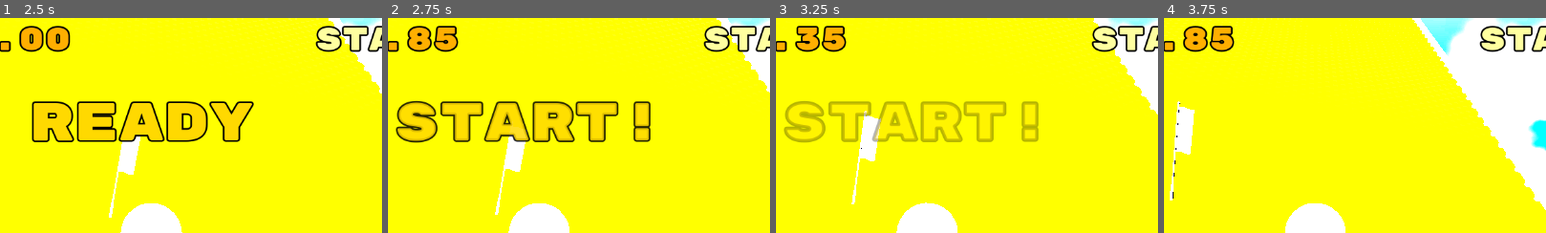
Above: before the commit, frames 1-4 (left to right).
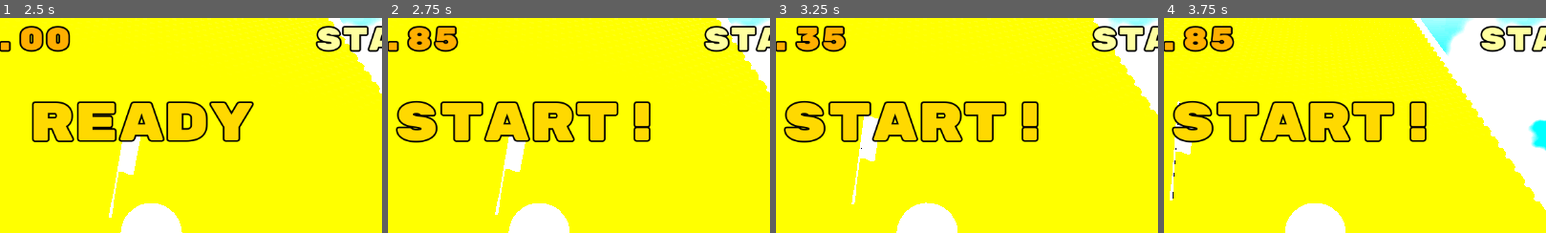
Above: after the commit, the same moments.

Repository: fozzedout/Super-Rolly-Ball
Game: Godot game, scene res://Scenes/MainMenu.tscn
Same seed, same stepped clock (60 frames per second), same inputs: the game is played once before the commit and once after it.
Inputs:
- Up to frame 1 (2.5 s): click "Start" at 0.5 s; tap Enter at 1.25 s; hold D (Move_Right) 1.28-2.03 s; tap Space at 2 s; hold S (Move_Down) from 2.03 s (still down)
- Up to frame 2 (2.75 s): keep holding S (Move_Down)
- Up to frame 3 (3.25 s): release S (Move_Down) at 2.78 s; hold D (Move_Right) from 2.78 s (still down)
- Up to frame 4 (3.75 s): release D (Move_Right) at 3.53 s; hold W (Move_Up) from 3.53 s (still down)
The pictures show only the part of the screen within x 30-80%, y 0-50%; the shares and areas given below are measured in that part.

Frame 1 is identical in both runs. In frame 2, 3.0% of the frame differs, in the area x 2-69%, y 38-58%; in frame 3, 8.3%; in frame 4, 9.0%, in the area x 2-69%, y 38-59%.

Commit message:
added level 6

Diff:
--- /dev/null
+++ b/Levels/Level06.tscn
@@ -0,0 +1,371 @@
+[gd_scene load_steps=22 format=3 uid="uid://buq5phwrmyr0o"]
+
+[ext_resource type="Script" path="res://level.gd" id="1_0ch3v"]
+[ext_resource type="PackedScene" uid="uid://d01bknlxvp10s" path="res://TatScenes/skybox.tscn" id="2_nvoll"]
+[ext_resource type="PackedScene" uid="uid://dkdvg1uw6o3tv" path="res://Assets-Scenes/ball.tscn" id="3_iysj5"]
+[ext_resource type="PackedScene" uid="uid://bipwf0j10or6d" path="res://TatScenes/Blocks/RegularPieces/8x8.tscn" id="4_6q0ob"]
+[ext_resource type="PackedScene" uid="uid://dkv4lecmp48d6" path="res://Assets/flagGreen.glb" id="6_xc58q"]
+[ext_resource type="PackedScene" uid="uid://tkwvwr6l4ipo" path="res://TatScenes/Portal/portal.tscn" id="7_lcqd5"]
+[ext_resource type="PackedScene" uid="uid://dugtji6l40t6b" path="res://Assets-Scenes/donut.tscn" id="8_8bm8w"]
+[ext_resource type="FontFile" uid="uid://jk53t7iv2q4s" path="res://Assets/RubikMonoOne-Regular.ttf" id="9_51odq"]
+[ext_resource type="Script" path="res://globals.gd" id="10_dkt5j"]
+[ext_resource type="AudioStream" uid="uid://xq51s74o5iw8" path="res://Assets/Flowing Rocks.ogg" id="11_0jei4"]
+[ext_resource type="AudioStream" uid="uid://bnw1rj5dtwdal" path="res://Assets/powerup.wav" id="12_whcma"]
+[ext_resource type="AudioStream" uid="uid://dxa1p4f6paw01" path="res://Assets/hit portal.ogg" id="13_bjsgi"]
+[ext_resource type="AudioStream" uid="uid://d3i4t3u8lb23m" path="res://Assets/ready start.ogg" id="14_prhvo"]
+[ext_resource type="AudioStream" uid="uid://3rpt22iy2xky" path="res://Assets/fall out.ogg" id="15_26kcd"]
+[ext_resource type="AudioStream" uid="uid://cmcp8switxcqt" path="res://Assets/time up.ogg" id="16_rl8hg"]
+[ext_resource type="AudioStream" uid="uid://ismtxgupemn8" path="res://Assets/perfect.ogg" id="17_587c1"]
+[ext_resource type="AudioStream" uid="uid://oripf5yxu22q" path="res://Assets/goal.ogg" id="18_223pk"]
+[ext_resource type="PackedScene" uid="uid://dstan672b1h66" path="res://TatScenes/Blocks/RegularPieces/2x5.tscn" id="18_p3egw"]
+
+[sub_resource type="BoxShape3D" id="BoxShape3D_tm63d"]
+size = Vector3(1000, 1, 1000)
+
+[sub_resource type="Animation" id="Animation_x8fa6"]
+resource_name = "FadeStart"
+tracks/0/type = "value"
+tracks/0/imported = false
+tracks/0/enabled = true
+tracks/0/path = NodePath("lblLevelResult:modulate")
+tracks/0/interp = 1
+tracks/0/loop_wrap = true
+tracks/0/keys = {
+"times": PackedFloat32Array(0, 0.9, 1),
+"transitions": PackedFloat32Array(1, 1, 1),
+"update": 0,
+"values": [Color(1, 1, 1, 1), Color(1, 1, 1, 0), Color(1, 1, 1, 1)]
+}
+tracks/1/type = "value"
+tracks/1/imported = false
+tracks/1/enabled = true
+tracks/1/path = NodePath("lblLevelResult:visible")
+tracks/1/interp = 1
+tracks/1/loop_wrap = true
+tracks/1/keys = {
+"times": PackedFloat32Array(0, 0.9),
+"transitions": PackedFloat32Array(1, 1),
+"update": 1,
+"values": [true, false]
+}
+
+[sub_resource type="AnimationLibrary" id="AnimationLibrary_tkawt"]
+_data = {
+"FadeStart": SubResource("Animation_x8fa6")
+}
+
+[node name="Level" type="Node3D"]
+script = ExtResource("1_0ch3v")
+metadata/Level = "Level06"
+
+[node name="Skybox" parent="." instance=ExtResource("2_nvoll")]
+
+[node name="DirectionalLight3D" type="DirectionalLight3D" parent="."]
+transform = Transform3D(1, 0, 0, 0, 0.654741, 0.755853, 0, -0.755853, 0.654741, 0, 30.5478, 46.221)
+shadow_enabled = true
+
+[node name="CameraPivot" type="Node3D" parent="."]
+transform = Transform3D(1, 0, 0, 0, 0.965926, 0.258819, 0, -0.258819, 0.965926, 0.386248, 84.9504, 89.4251)
+
+[node name="Camera3D" type="Camera3D" parent="CameraPivot"]
+transform = Transform3D(1, 0, 0, 0, 1, 0, 0, 0, 1, 0, 12, 20)
+fov = 37.8493
+
+[node name="Ball" parent="." instance=ExtResource("3_iysj5")]
+transform = Transform3D(1, 0, 0, 0, 1, 0, 0, 0, 1, 0.386, 1, 47)
+
+[node name="Ground" type="Node3D" parent="."]
+transform = Transform3D(1, 0, 0, 0, 1, 0, 0, 0, 1, 0.389248, -5.04956, -0.57489)
+
+[node name="Areas" type="Node3D" parent="Ground"]
+
+[node name="8x30" parent="Ground/Areas" instance=ExtResource("4_6q0ob")]
+transform = Transform3D(1, 0, 0, 0, 1, 0, 0, 0, 1, 25.6108, 4.04956, -32.4251)
+
+[node name="8x31" parent="Ground/Areas" instance=ExtResource("4_6q0ob")]
+transform = Transform3D(1, 0, 0, 0, 1, 0, 0, 0, 1, 9.61075, 4.04956, -32.4251)
+
+[node name="8x32" parent="Ground/Areas" instance=ExtResource("4_6q0ob")]
+transform = Transform3D(1, 0, 0, 0, 1, 0, 0, 0, 1, -6.38925, 4.04956, -32.4251)
+
+[node name="8x33" parent="Ground/Areas" instance=ExtResource("4_6q0ob")]
+transform = Transform3D(1, 0, 0, 0, 1, 0, 0, 0, 1, -22.3892, 4.04956, -32.4251)
+
+[node name="8x10" parent="Ground/Areas" instance=ExtResource("4_6q0ob")]
+transform = Transform3D(1, 0, 0, 0, 1, 0, 0, 0, 1, 25.6108, 4.04956, 45.5749)
+
+[node name="8x11" parent="Ground/Areas" instance=ExtResource("4_6q0ob")]
+transform = Transform3D(1, 0, 0, 0, 1, 0, 0, 0, 1, 9.61075, 4.04956, 45.5749)
+
+[node name="8x12" parent="Ground/Areas" instance=ExtResource("4_6q0ob")]
+transform = Transform3D(1, 0, 0, 0, 1, 0, 0, 0, 1, -6.38925, 4.04956, 45.5749)
+
+[node name="2x5" parent="Ground/Areas" instance=ExtResource("18_p3egw")]
+transform = Transform3D(-4.37114e-08, 0, 1, 0, 1, 0, -1, 0, -4.37114e-08, 16.6108, 4.04956, 32.5749)
+
+[node name="2x6" parent="Ground/Areas" instance=ExtResource("18_p3egw")]
+transform = Transform3D(-4.37114e-08, 0, 1, 0, 1, 0, -1, 0, -4.37114e-08, 12.6108, 4.04956, 29.5749)
+
+[node name="2x7" parent="Ground/Areas" instance=ExtResource("18_p3egw")]
+transform = Transform3D(-4.37114e-08, 0, 1, 0, 1, 0, -1, 0, -4.37114e-08, 8.61075, 4.04956, 32.5749)
+
+[node name="2x8" parent="Ground/Areas" instance=ExtResource("18_p3egw")]
+transform = Transform3D(-4.37114e-08, 0, -1, 0, 1, 0, 1, 0, -4.37114e-08, 8.61075, 4.04956, 6.57489)
+
+[node name="2x18" parent="Ground/Areas" instance=ExtResource("18_p3egw")]
+transform = Transform3D(-4.37114e-08, 0, -1, 0, 1, 0, 1, 0, -4.37114e-08, 16.6108, 4.04956, 6.57489)
+
+[node name="2x17" parent="Ground/Areas" instance=ExtResource("18_p3egw")]
+transform = Transform3D(-4.37114e-08, 0, -1, 0, 1, 0, 1, 0, -4.37114e-08, 8.61075, 4.04956, 16.5749)
+
+[node name="2x9" parent="Ground/Areas" instance=ExtResource("18_p3egw")]
+transform = Transform3D(-4.37114e-08, 0, -1, 0, 1, 0, 1, 0, -4.37114e-08, 12.6108, 4.04956, 19.5749)
+
+[node name="2x10" parent="Ground/Areas" instance=ExtResource("18_p3egw")]
+transform = Transform3D(-4.37114e-08, 0, -1, 0, 1, 0, 1, 0, -4.37114e-08, 16.6108, 4.04956, 16.5749)
+
+[node name="2x11" parent="Ground/Areas" instance=ExtResource("18_p3egw")]
+transform = Transform3D(-4.37114e-08, 0, 1, 0, 1, 0, -1, 0, -4.37114e-08, 16.6108, 4.04956, -3.42511)
+
+[node name="2x12" parent="Ground/Areas" instance=ExtResource("18_p3egw")]
+transform = Transform3D(-4.37114e-08, 0, 1, 0, 1, 0, -1, 0, -4.37114e-08, 12.6108, 4.04956, -6.42511)
+
+[node name="2x13" parent="Ground/Areas" instance=ExtResource("18_p3egw")]
+transform = Transform3D(-4.37114e-08, 0, 1, 0, 1, 0, -1, 0, -4.37114e-08, 8.61075, 4.04956, -3.42511)
+
+[node name="2x14" parent="Ground/Areas" instance=ExtResource("18_p3egw")]
+transform = Transform3D(-4.37114e-08, 0, -1, 0, 1, 0, 1, 0, -4.37114e-08, 8.61075, 4.04956, -19.4251)
+
+[node name="2x15" parent="Ground/Areas" instance=ExtResource("18_p3egw")]
+transform = Transform3D(-4.37114e-08, 0, -1, 0, 1, 0, 1, 0, -4.37114e-08, 12.6108, 4.04956, -16.4251)
+
+[node name="2x16" parent="Ground/Areas" instance=ExtResource("18_p3egw")]
+transform = Transform3D(-4.37114e-08, 0, -1, 0, 1, 0, 1, 0, -4.37114e-08, 16.6108, 4.04956, -19.4251)
+
+[node name="flagGreen" parent="Ground" instance=ExtResource("6_xc58q")]
+transform = Transform3D(3, 0, 0, 0, 3, 0, 0, 0, 3, -0.324834, 5, 47.4969)
+
+[node name="Goal" parent="Ground" instance=ExtResource("7_lcqd5")]
+transform = Transform3D(-8.74228e-08, 0, 2, 0, 2, 0, -2, 0, -8.74228e-08, -22, 2.32811, -32.6363)
+
+[node name="MurderDeathKill" type="Area3D" parent="Ground"]
+transform = Transform3D(1, 0, 0, 0, 1, 0, 0, 0, 1, -0.389248, -19.9504, 0.57489)
+
+[node name="CollisionShape3D" type="CollisionShape3D" parent="Ground/MurderDeathKill"]
+shape = SubResource("BoxShape3D_tm63d")
+
+[node name="Collectables" type="Node3D" parent="Ground"]
+transform = Transform3D(1, 0, 0, 0, 1, 0, 0, 0, 1, 0, 5.03776, 0)
+
+[node name="donut11" parent="Ground/Collectables" groups=["collectables"] instance=ExtResource("8_8bm8w")]
+transform = Transform3D(10, 0, 0, 0, -4.37114e-07, -10, 0, 10, -4.37114e-07, 29.8474, 1.59777, -31.1998)
+
+[node name="donut12" parent="Ground/Collectables" groups=["collectables"] instance=ExtResource("8_8bm8w")]
+transform = Transform3D(10, 0, 0, 0, -4.37114e-07, -10, 0, 10, -4.37114e-07, 20.8474, 1.59777, -31.1998)
+
+[node name="donut21" parent="Ground/Collectables" groups=["collectables"] instance=ExtResource("8_8bm8w")]
+transform = Transform3D(10, 0, 0, 0, -4.37114e-07, -10, 0, 10, -4.37114e-07, 11.8474, 1.59777, -31.1998)
+
+[node name="donut8" parent="Ground/Collectables" groups=["collectables"] instance=ExtResource("8_8bm8w")]
+transform = Transform3D(10, 0, 0, 0, -4.37114e-07, -10, 0, 10, -4.37114e-07, -7.9121, 1.42563, 46.8649)
+
+[node name="donut9" parent="Ground/Collectables" groups=["collectables"] instance=ExtResource("8_8bm8w")]
+transform = Transform3D(10, 0, 0, 0, -4.37114e-07, -10, 0, 10, -4.37114e-07, 29.0879, 1.42563, 46.8649)
+
+[node name="donut10" parent="Ground/Collectables" groups=["collectables"] instance=ExtResource("8_8bm8w")]
+transform = Transform3D(10, 0, 0, 0, -4.37114e-07, -10, 0, 10, -4.37114e-07, 21.0879, 1.42563, 46.8649)
+
+[node name="donut13" parent="Ground/Collectables" groups=["collectables"] instance=ExtResource("8_8bm8w")]
+transform = Transform3D(10, 0, 0, 0, -4.37114e-07, -10, 0, 10, -4.37114e-07, 17.0879, 1.42563, 30.8649)
+
+[node name="donut14" parent="Ground/Collectables" groups=["collectables"] instance=ExtResource("8_8bm8w")]
+transform = Transform3D(10, 0, 0, 0, -4.37114e-07, -10, 0, 10, -4.37114e-07, 9.0879, 1.42563, 30.8649)
+
+[node name="donut15" parent="Ground/Collectables" groups=["collectables"] instance=ExtResource("8_8bm8w")]
+transform = Transform3D(10, 0, 0, 0, -4.37114e-07, -10, 0, 10, -4.37114e-07, 13.0879, 1.42563, 16.8649)
+
+[node name="donut16" parent="Ground/Collectables" groups=["collectables"] instance=ExtResource("8_8bm8w")]
+transform = Transform3D(10, 0, 0, 0, -4.37114e-07, -10, 0, 10, -4.37114e-07, 13.0879, 1.42563, -2.1351)
+
+[node name="donut19" parent="Ground/Collectables" groups=["collectables"] instance=ExtResource("8_8bm8w")]
+transform = Transform3D(10, 0, 0, 0, -4.37114e-07, -10, 0, 10, -4.37114e-07, 17.0879, 1.42563, -22.1351)
+
+[node name="donut20" parent="Ground/Collectables" groups=["collectables"] instance=ExtResource("8_8bm8w")]
+transform = Transform3D(10, 0, 0, 0, -4.37114e-07, -10, 0, 10, -4.37114e-07, 9.0879, 1.42563, -22.1351)
+
+[node name="donut17" parent="Ground/Collectables" groups=["collectables"] instance=ExtResource("8_8bm8w")]
+transform = Transform3D(10, 0, 0, 0, -4.37114e-07, -10, 0, 10, -4.37114e-07, 17.0879, 1.42563, 8.8649)
+
+[node name="donut18" parent="Ground/Collectables" groups=["collectables"] instance=ExtResource("8_8bm8w")]
+transform = Transform3D(10, 0, 0, 0, -4.37114e-07, -10, 0, 10, -4.37114e-07, 9.0879, 1.42563, 8.8649)
+
+[node name="TimerReload" type="Timer" parent="."]
+wait_time = 2.0
+one_shot = true
+
+[node name="TimerStart" type="Timer" parent="."]
+wait_time = 2.0
+one_shot = true
+autostart = true
+
+[node name="GoalScreen" type="Node2D" parent="."]
+visible = false
+
+[node name="lblClearScore" type="Label" parent="GoalScreen"]
+offset_left = 128.0
+offset_top = 241.0
+offset_right = 945.0
+offset_bottom = 310.0
+size_flags_horizontal = 4
+theme_override_colors/font_color = Color(0.55, 0.82, 1, 1)
+theme_override_colors/font_outline_color = Color(0, 0, 0, 1)
+theme_override_constants/outline_size = 10
+theme_override_fonts/font = ExtResource("9_51odq")
+theme_override_font_sizes/font_size = 50
+text = "Clear Score: 00000000"
+metadata/_edit_use_anchors_ = true
+
+[node name="lblDonutBonus" type="Label" parent="GoalScreen"]
+offset_left = 128.0
+offset_top = 310.0
+offset_right = 902.0
+offset_bottom = 379.0
+size_flags_horizontal = 4
+theme_override_colors/font_color = Color(1, 1, 0.627451, 1)
+theme_override_colors/font_outline_color = Color(0, 0, 0, 1)
+theme_override_constants/outline_size = 10
+theme_override_fonts/font = ExtResource("9_51odq")
+theme_override_font_sizes/font_size = 50
+text = "Star Bonus       ×2"
+metadata/_edit_use_anchors_ = true
+
+[node name="lblLevelScore" type="Label" parent="GoalScreen"]
+offset_left = 128.0
+offset_top = 379.0
+offset_right = 945.0
+offset_bottom = 448.0
+size_flags_horizontal = 4
+theme_override_colors/font_color = Color(1, 0.45098, 0, 1)
+theme_override_colors/font_outline_color = Color(0, 0, 0, 1)
+theme_override_constants/outline_size = 10
+theme_override_fonts/font = ExtResource("9_51odq")
+theme_override_font_sizes/font_size = 50
+text = "Level Score: 00000000
+"
+metadata/_edit_use_anchors_ = true
+
+[node name="btnNextLevel" type="Button" parent="GoalScreen"]
+offset_left = 128.0
+offset_top = 528.0
+offset_right = 559.0
+offset_bottom = 632.0
+size_flags_horizontal = 4
+size_flags_vertical = 4
+focus_neighbor_left = NodePath("../btnMainMenu")
+focus_neighbor_right = NodePath("../btnMainMenu")
+focus_next = NodePath("../btnMainMenu")
+focus_previous = NodePath("../btnMainMenu")
+theme_override_fonts/font = ExtResource("9_51odq")
+theme_override_font_sizes/font_size = 40
+text = "Next Level"
+script = ExtResource("10_dkt5j")
+
+[node name="btnMainMenu" type="Button" parent="GoalScreen"]
+offset_left = 601.0
+offset_top = 528.0
+offset_right = 1032.0
+offset_bottom = 632.0
+focus_neighbor_left = NodePath("../btnNextLevel")
+focus_neighbor_right = NodePath("../btnNextLevel")
+focus_next = NodePath("../btnNextLevel")
+focus_previous = NodePath("../btnNextLevel")
+theme_override_fonts/font = ExtResource("9_51odq")
+theme_override_font_sizes/font_size = 40
+text = "Main Menu"
+script = ExtResource("10_dkt5j")
+
+[node name="lblLevelResult" type="Label" parent="."]
+offset_left = 283.0
+offset_top = 108.0
+offset_right = 839.0
+offset_bottom = 218.0
+size_flags_horizontal = 4
+theme_override_colors/font_color = Color(1, 0.85098, 0, 1)
+theme_override_colors/font_outline_color = Color(0, 0, 0, 1)
+theme_override_constants/outline_size = 10
+theme_override_fonts/font = ExtResource("9_51odq")
+theme_override_font_sizes/font_size = 80
+text = "READY"
+horizontal_alignment = 1
+
+[node name="Hud" type="Node2D" parent="."]
+
+[node name="lblDonuts" type="Label" parent="Hud"]
+offset_left = 601.0
+offset_right = 1144.0
+offset_bottom = 65.0
+rotation = 0.00281793
+size_flags_horizontal = 8
+theme_override_colors/font_color = Color(1, 1, 0.627451, 1)
+theme_override_colors/font_outline_color = Color(0, 0, 0, 1)
+theme_override_constants/outline_size = 10
+theme_override_fonts/font = ExtResource("9_51odq")
+theme_override_font_sizes/font_size = 47
+text = "Stars: 0"
+horizontal_alignment = 2
+vertical_alignment = 1
+
+[node name="lblTime" type="Label" parent="Hud"]
+offset_left = 15.0
+offset_right = 559.0
+offset_bottom = 65.0
+theme_override_colors/font_color = Color(1, 0.686275, 0, 1)
+theme_override_colors/font_outline_color = Color(0, 0, 0, 1)
+theme_override_constants/outline_size = 10
+theme_override_fonts/font = ExtResource("9_51odq")
+theme_override_font_sizes/font_size = 47
+text = "Time: 0"
+vertical_alignment = 1
+
+[node name="AnimationPlayer" type="AnimationPlayer" parent="."]
+libraries = {
+"": SubResource("AnimationLibrary_tkawt")
+}
+
+[node name="Audio" type="Node" parent="."]
+
+[node name="BackgroundMusic" type="AudioStreamPlayer" parent="Audio"]
+stream = ExtResource("11_0jei4")
+autoplay = true
+
+[node name="Collected" type="AudioStreamPlayer" parent="Audio"]
+stream = ExtResource("12_whcma")
+
+[node name="HitPortal" type="AudioStreamPlayer" parent="Audio"]
+stream = ExtResource("13_bjsgi")
+
+[node name="ReadyStart" type="AudioStreamPlayer" parent="Audio"]
+stream = ExtResource("14_prhvo")
+autoplay = true
+
+[node name="FallOut" type="AudioStreamPlayer" parent="Audio"]
+stream = ExtResource("15_26kcd")
+
+[node name="TimeUp" type="AudioStreamPlayer" parent="Audio"]
+stream = ExtResource("16_rl8hg")
+
+[node name="Perfect" type="AudioStreamPlayer" parent="Audio"]
+stream = ExtResource("17_587c1")
+
+[node name="Goal" type="AudioStreamPlayer" parent="Audio"]
+stream = ExtResource("18_223pk")
+
+[connection signal="area_entered" from="Ball/Area3D" to="." method="_on_area_3d_area_entered"]
+[connection signal="body_entered" from="Ground/Goal" to="." method="_on_goal_body_entered"]
+[connection signal="body_entered" from="Ground/MurderDeathKill" to="." method="_on_murder_death_kill_body_entered"]
+[connection signal="timeout" from="TimerReload" to="." method="_on_timer_timeout"]
+[connection signal="timeout" from="TimerStart" to="." method="_on_timer_start_timeout"]
+[connection signal="pressed" from="GoalScreen/btnNextLevel" to="GoalScreen/btnNextLevel" method="_on_pressed" binds= ["res://Levels/Level07.tscn"]]
+[connection signal="pressed" from="GoalScreen/btnMainMenu" to="GoalScreen/btnMainMenu" method="_on_pressed" binds= ["res://Scenes/MainMenu.tscn"]]
+
+[editable path="Ball"]
--- a/globals.gd
+++ b/globals.gd
@@ -6,7 +6,7 @@
 "Level03" : {"Time" : 0, "Par" : 50, "Score" : 0},
 "Level04" : {"Time" : 0, "Par" : 60, "Score" : 0},
 "Level05" : {"Time" : 0, "Par" : 40, "Score" : 0},
-"Level06" : {"Time" : 0, "Par" : 60, "Score" : 0},
+"Level06" : {"Time" : 0, "Par" : 80, "Score" : 0},
 "Level07" : {"Time" : 0, "Par" : 60, "Score" : 0},
 "Level08" : {"Time" : 0, "Par" : 60, "Score" : 0},
 "Level09" : {"Time" : 0, "Par" : 60, "Score" : 0},
--- a/level.gd
+++ b/level.gd
@@ -93,4 +93,3 @@
 func _on_timer_start_timeout():
 	$Ball.freeze = false; doTimer = true
 	$lblLevelResult.text = "START!"
-	$AnimationPlayer.play("FadeStart")
--- a/project.godot
+++ b/project.godot
@@ -90,6 +90,16 @@
 "deadzone": 0.5,
 "events": []
 }
+Action={
+"deadzone": 0.5,
+"events": [Object(InputEventJoypadButton,"resource_local_to_scene":false,"resource_name":"","device":-1,"button_index":0,"pressure":0.0,"pressed":false,"script":null)
+]
+}
+Back={
+"deadzone": 0.5,
+"events": [Object(InputEventJoypadButton,"resource_local_to_scene":false,"resource_name":"","device":-1,"button_index":1,"pressure":0.0,"pressed":false,"script":null)
+]
+}
 
 [physics]
 
